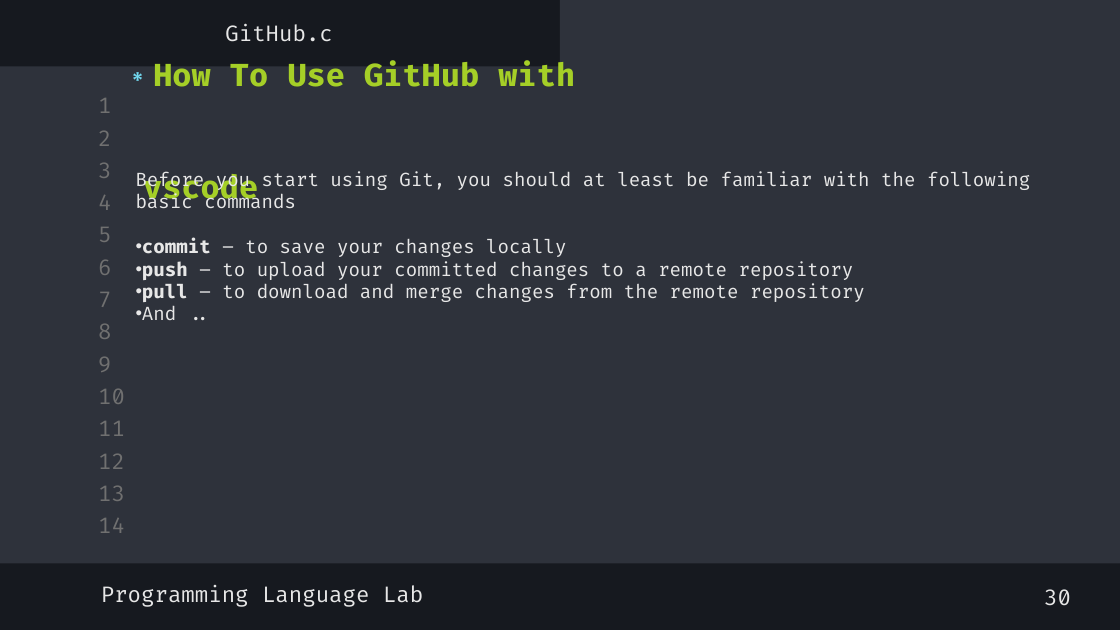
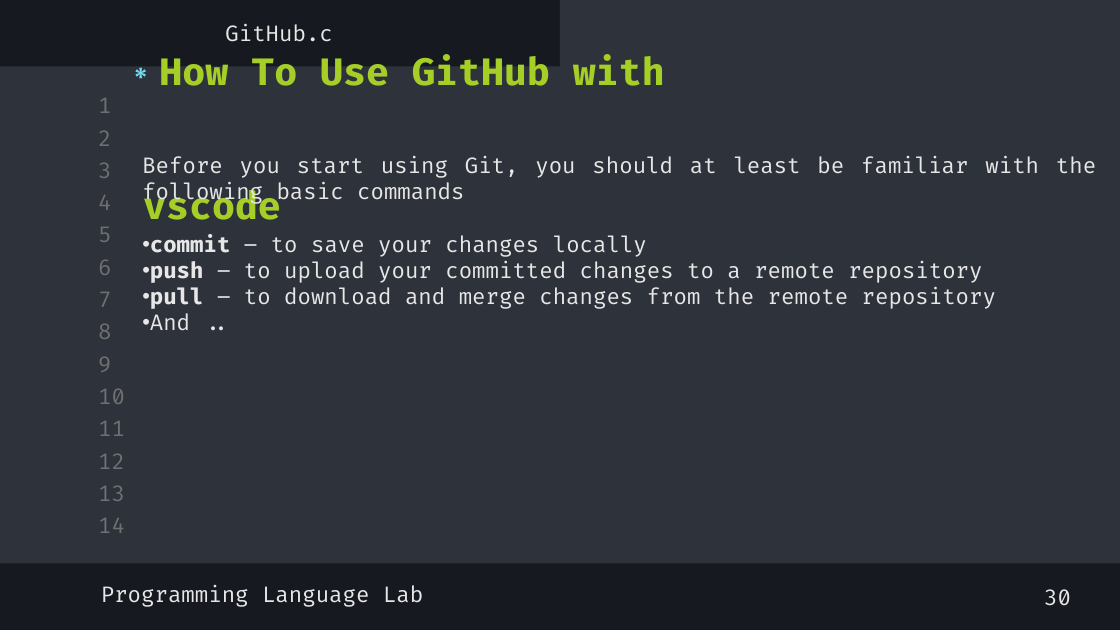
Before and after one commit to shayan-naghizadeh/C-Lab-AUT, a slide deck: slide 36 of slides/1.Introduction/Intro.pptx. Drawn at 1120x630 pixels with LibreOffice and Linux fonts; fonts in the diff are those of the drawing. Boxes give left, top, right and bottom in pixels: in the first picture for what was removed or moved away, otherwise in the second. Text is boxed around its words. In the diff, an @@ line names an element or a change of style, - is before the commit and + after.

```diff
--- a/slides/1.Introduction/Intro.pptx
+++ b/slides/1.Introduction/Intro.pptx
@@ title "How To Use GitHub with ..." at (143,55,665,220): size 20 to 24 pt @@
@@ text "Before you start using Git, ...": place and size @@
-text "Before you start using Git, ..." at (136,171,1030,320)
+text "Before you start using Git, ..." at (142,156,1096,331)
@@ text "Before you start using Git, ..." at (142,156,1096,331): size 12 to 14 pt; alignment left to justified @@
```
Also in this commit, not shown: 11 other slides changed.
